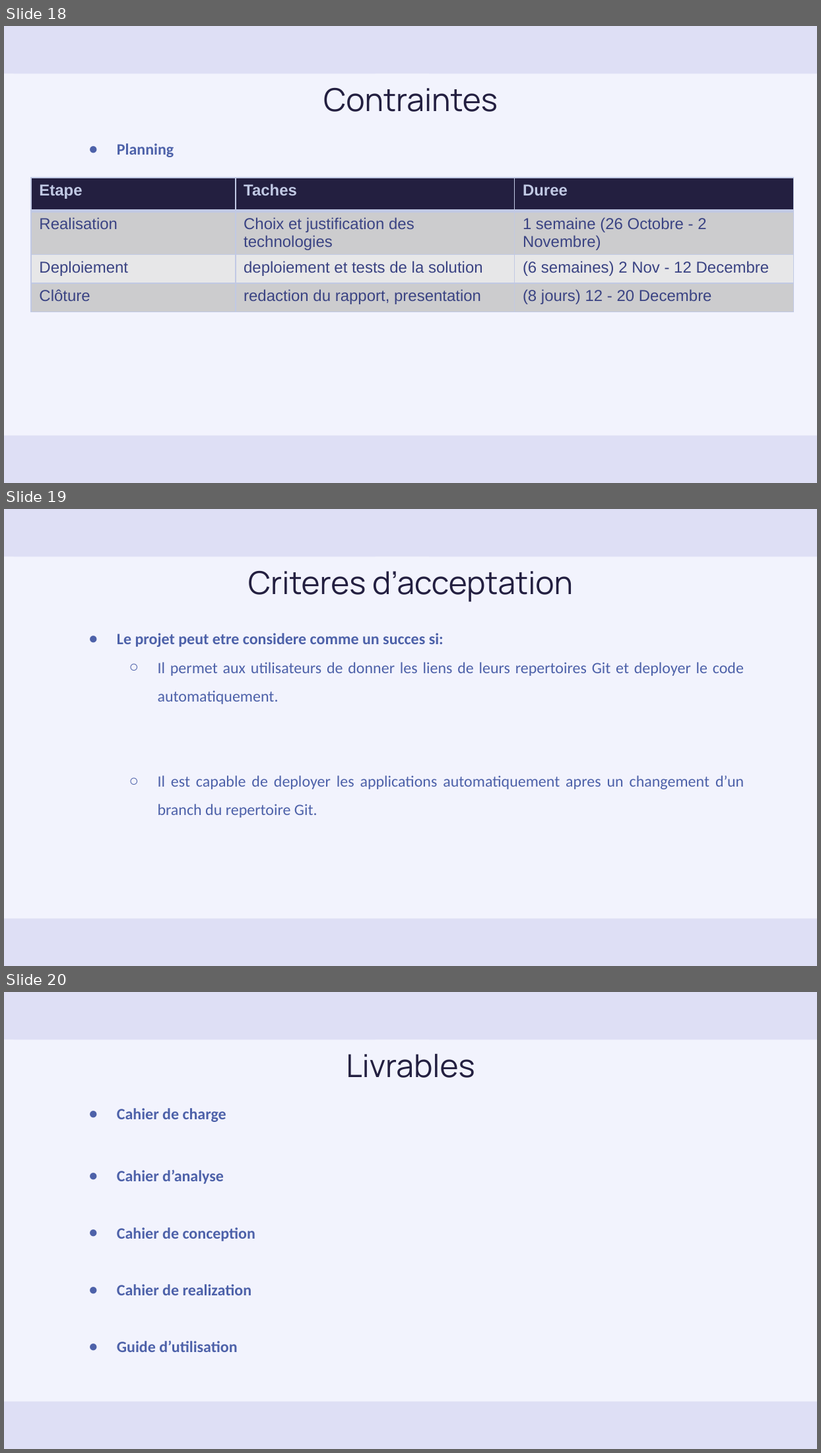
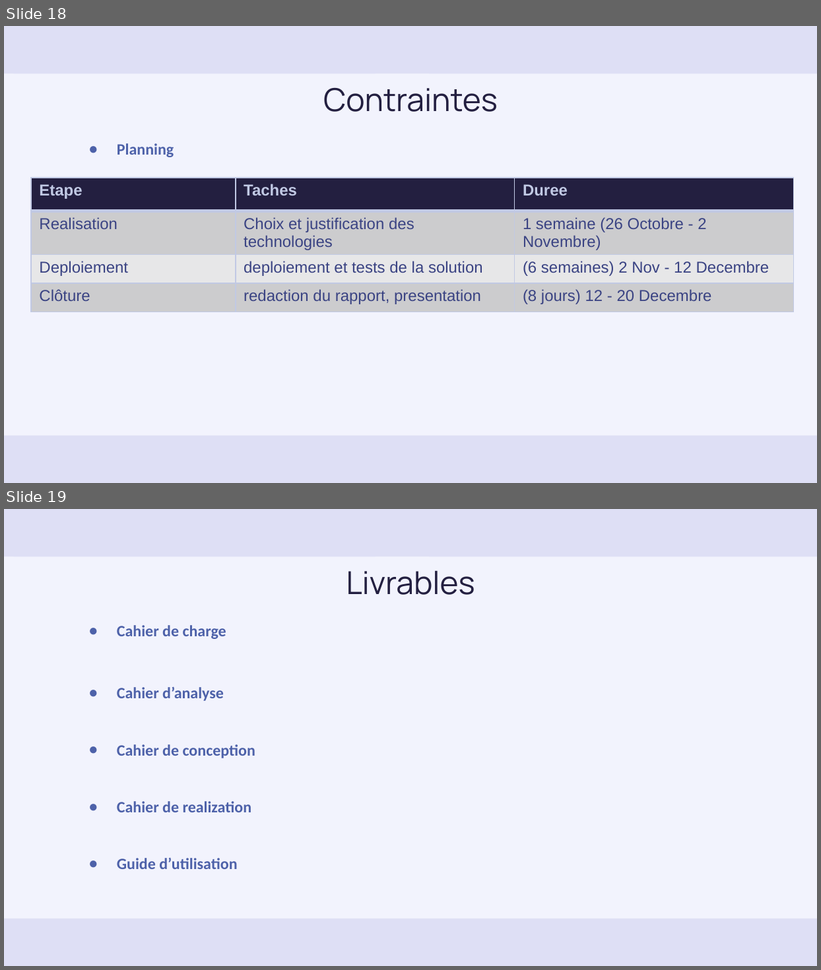
Before and after one commit to Nguh-Prince/DevOps-as-a-Service, a slide deck: documentation/Cahier de Charges.pptx. Shown one above the other, each under a label of ours: slides 18, 19 and 20 before the commit, slides 18 and 19 after it. The pictures are 821x1453 and 821x970 pixels, drawn with LibreOffice and Linux fonts; fonts in the diff are those of the drawing. Boxes give left, top, right and bottom in pixels: in the first picture for what was removed or moved away, otherwise in the second. Text is boxed around its words. In the diff, an @@ line names an element or a change of style, - is before the commit and + after.

```diff
--- a/documentation/Cahier de Charges.pptx
+++ b/documentation/Cahier de Charges.pptx
@@ slide 19 removed at (x1=4, y1=509, x2=817, y2=966), background #F2F3FD; not listed: 4 template elements that a slide beside it also shows @@
@@ rectangle removed at (x1=14, y1=515, x2=817, y2=557) @@
@@ title removed at (x1=248, y1=571, x2=573, y2=602) @@
-Criteres d’acceptation
@@ text removed at (x1=117, y1=633, x2=744, y2=818) @@
-● Le projet peut etre considere comme un succes si:
-  ○ Il permet aux utilisateurs de donner les liens de leurs repertoires Git et deployer le code automatiquement.
-  ○ Il est capable de deployer les applications automatiquement apres un changement d’un branch du repertoire Git.
@@ rectangle removed at (x1=46, y1=923, x2=776, y2=962) @@
@@ what was slide 20 is now slide 19 @@
```
Also in this commit, not shown: 2 slides changed, 18 other files.
